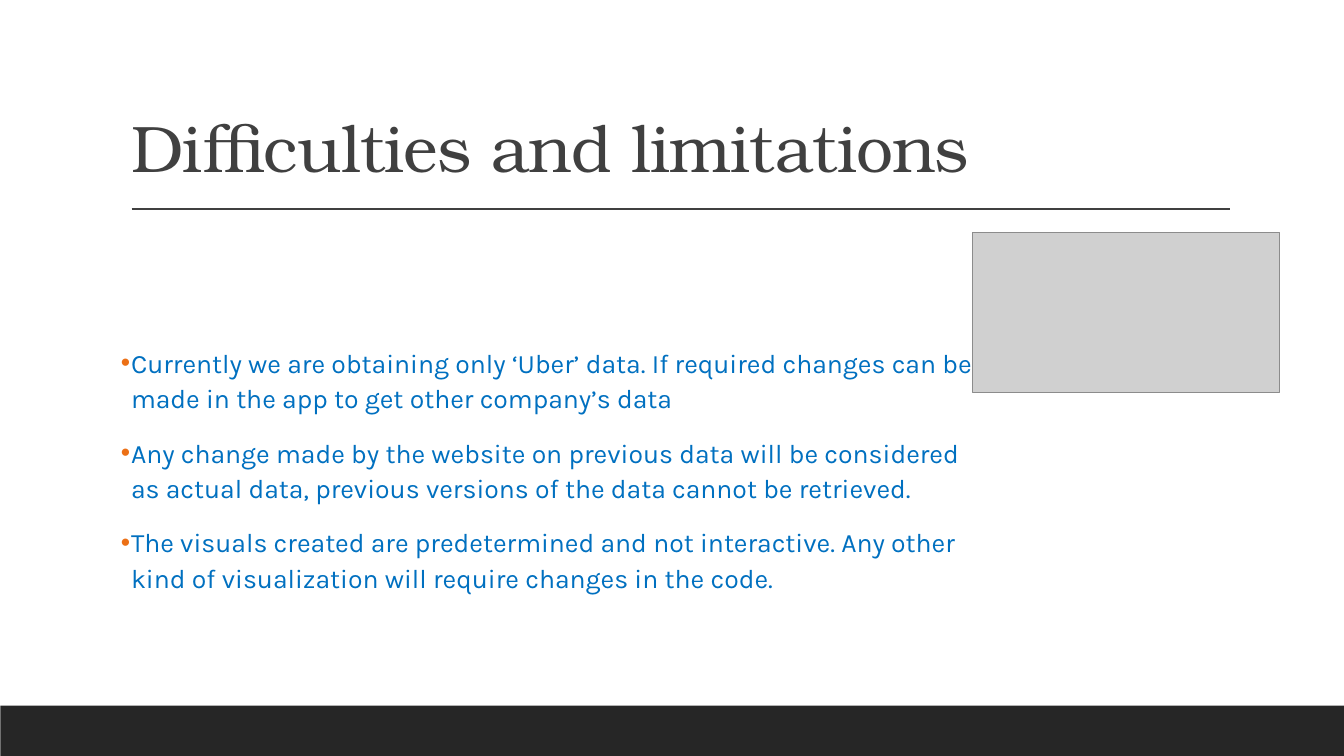
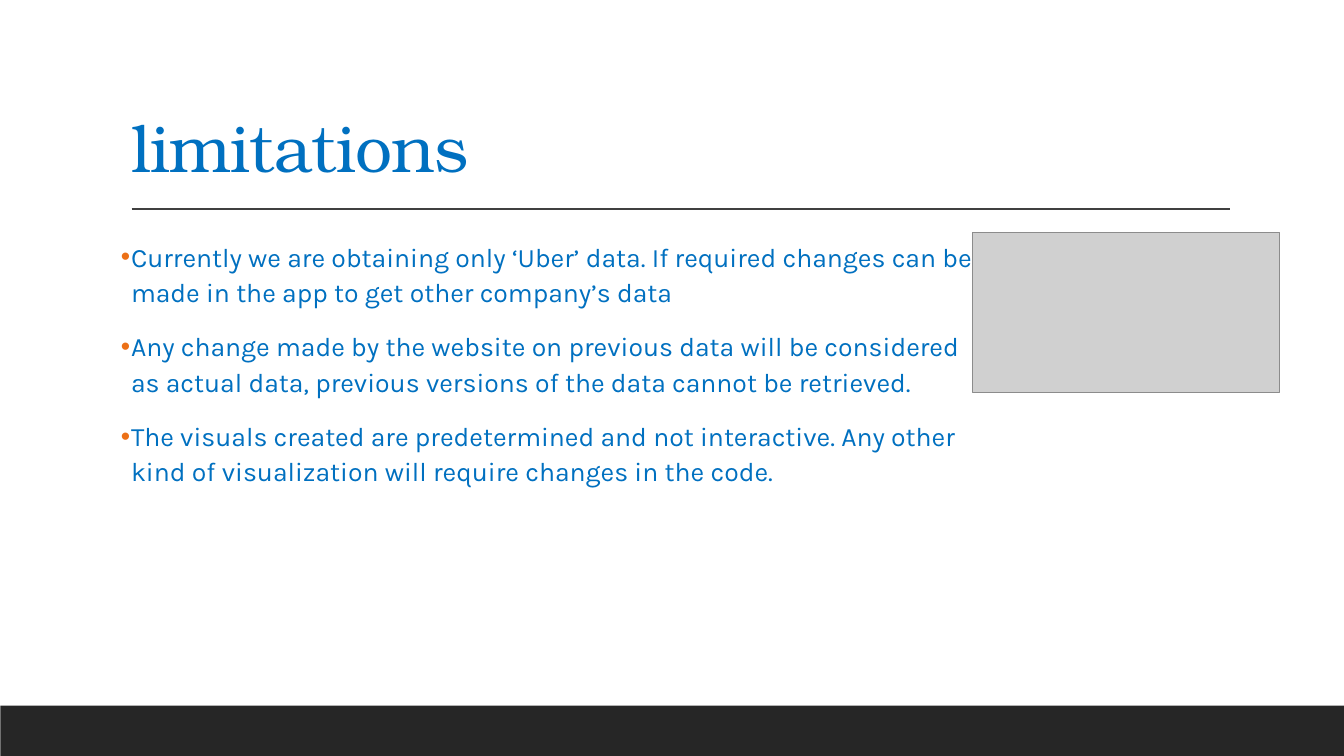
Before and after one commit to Rohaan28/Data_Engineering_Project, a slide deck: slide 7 of Data Engineering 2.pptx. Drawn at 1344x756 pixels with LibreOffice and Linux fonts; fonts in the diff are those of the drawing; grey boxes stand for pictures. Boxes give left, top, right and bottom in pixels: in the first picture for what was removed or moved away, otherwise in the second. Text is boxed around its words. In the diff, an @@ line names an element or a change of style, - is before the commit and + after.

```diff
--- a/Data Engineering 2.pptx
+++ b/Data Engineering 2.pptx
@@ title at (x1=131, y1=124, x2=468, y2=173): text changed; text colour #404040 to #0070C0 @@
-Difficulties and limitations
+limitations
@@ text "Currently we are obtaining only ..." moved from (x1=131, y1=354, x2=971, y2=595) to (x1=131, y1=248, x2=971, y2=488) @@
```
Also in this commit, not shown: 2 other slides changed, 4 slides added, 2 slides removed.
